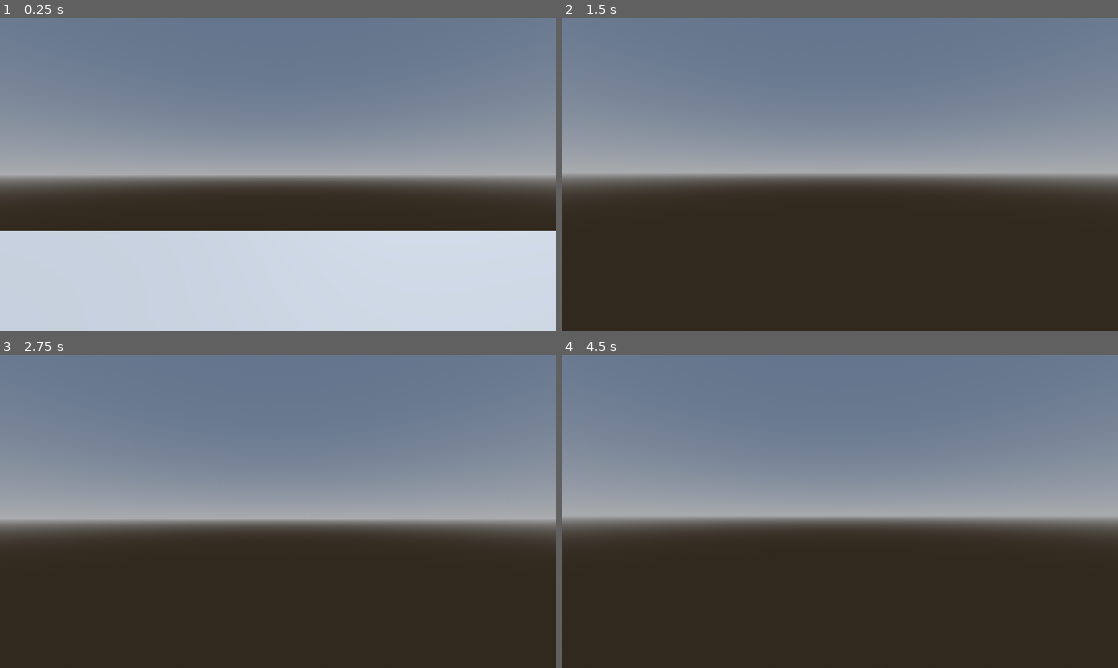
Above: before the commit, frames 1-4 (two rows, left to right).
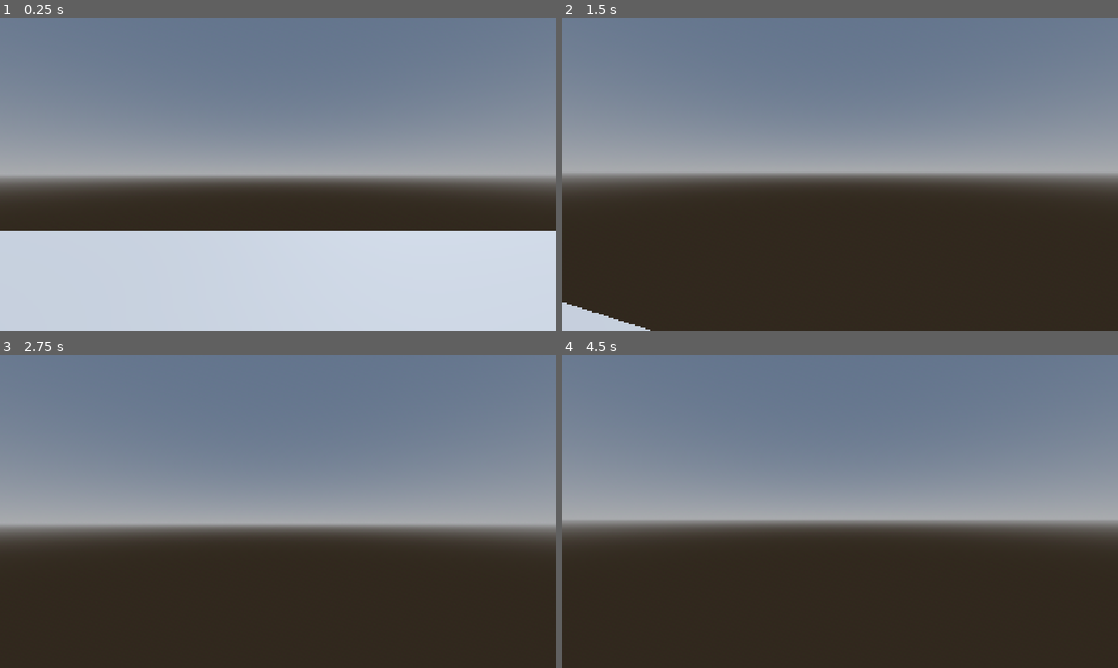
Above: after the commit, the same moments.

Repository: EricWRogers/ExploreFood
Game: Godot game, scene res://scenes/FirstPersonTest.tscn
Two runs of this game, one before a commit and one after it. Both use one fixed random seed, a clock stepped at 60 frames per second and the inputs below. Before the commit the project has no main scene; this scene is started directly in both runs.
Inputs (mouse positions are in pixels of both pictures, inside the frame that each line leads up to):
- Up to frame 1 (0.25 s): no input
- Up to frame 2 (1.5 s): move the mouse to (867, 174) at 0.52 s; hold W (Forward) from 0.53 s (still down); tap Shift (Sprint) at 0.6, 1.35 s; tap Space (Jump) at 0.77 s; move the mouse to (812, 174) at 1.27 s
- Up to frame 3 (2.75 s): keep holding W (Forward); tap Space (Jump) at 1.52 s; tap Enter at 2 s; move the mouse to (289, 505) at 2.02 s; tap Shift (Sprint) at 2.1 s
- Up to frame 4 (4.5 s): keep holding W (Forward); tap Space (Jump) at 2.75, 3.02, 3.77, 4.25 s; move the mouse to (834, 517) at 2.77 s; tap Shift (Sprint) at 2.85, 3.6, 4.35 s; tap Enter at 3.5 s; move the mouse to (878, 514) at 3.52 s; move the mouse to (795, 508) at 4.27 s

The runs differ from the first frame. In frame 2, 0.9% of the frame differs, in the area x 0-85%, y 49-100%; in frame 3, 3.4%, in the area x 0-100%, y 52-57%; in frame 4, 1.9%.

Commit message:
Base Ingredient Resource

Diff:
--- a/project.godot
+++ b/project.godot
@@ -11,13 +11,17 @@
 [application]
 
 config/name="ExploreFood"
+run/main_scene="uid://ckgdhhb20duhs"
 config/features=PackedStringArray("4.7", "Forward Plus")
+run/max_fps=160
 config/icon="res://icon.svg"
 
 [display]
 
+window/size/viewport_width=1920
+window/size/viewport_height=1080
 window/stretch/mode="canvas_items"
-window/stretch/aspect="expand"
+window/stretch/aspect="keep_width"
 
 [input]
 
--- /dev/null
+++ b/scenes/prefabs/Ingredients/apple.tscn
@@ -0,0 +1,6 @@
+[gd_scene format=3 uid="uid://bmfjf7vn45idq"]
+
+[ext_resource type="Script" uid="uid://qacxpxu81d0o" path="res://scripts/Food/Scripts/apple.gd" id="1_6damo"]
+
+[node name="Apple" type="Node" unique_id=1499037531]
+script = ExtResource("1_6damo")
--- /dev/null
+++ b/scripts/Food/Resources/Ingredients/apple.tres
@@ -0,0 +1,9 @@
+[gd_resource type="Resource" script_class="ingredient_resource" format=3 uid="uid://bx81pni3hcvhp"]
+
+[ext_resource type="Script" uid="uid://by7txjbi8ri6b" path="res://scripts/Food/Scripts/ingredient_resource.gd" id="1_6qfjl"]
+
+[resource]
+script = ExtResource("1_6qfjl")
+name = "apple"
+flavor_text = "red delicious."
+metadata/_custom_type_script = "uid://by7txjbi8ri6b"
--- /dev/null
+++ b/scripts/Food/Scripts/apple.gd
@@ -0,0 +1 @@
+extends Node
--- /dev/null
+++ b/scripts/Food/Scripts/ingredient_resource.gd
@@ -0,0 +1,11 @@
+extends Resource
+class_name ingredient_resource
+
+@export var name: String = "food"
+@export var flavor_text: String = "You can eat it."
+@export var rarity: int = 1
+
+
+# flavor profile
+# food type
+# 3D model information
Not shown, added: scripts/Food/Scripts/apple.gd.uid
Not shown, added: scripts/Food/Scripts/ingredient_resource.gd.uid
